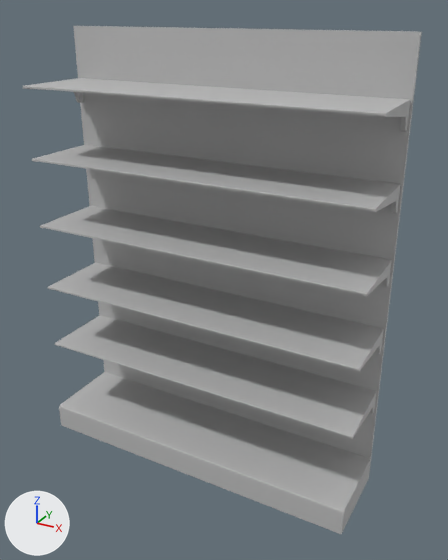
What one commit did to the FBX model CheckOutChicks/Assets/Models/Einrichtung/Einrichtung_Regal.fbx.
The view is the same before and after, from a 50 mm lens placed at (2.66, -3.03, 2.61), pointed at (1.1, -0.19, 1.2). Every picture has the same lights, and +X, +Y and +Z are marked at lower left. Where no turn or scale is listed for an object, it has been applied to the vertices.
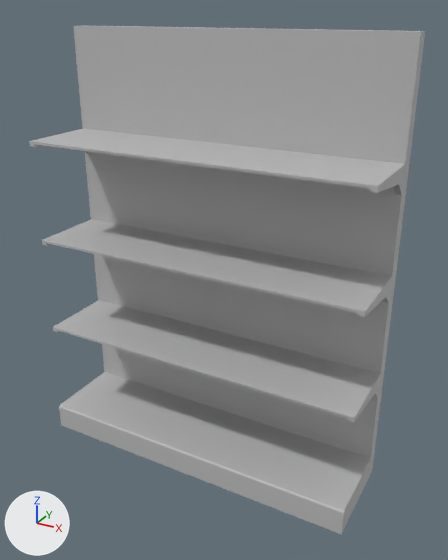
Where the newer file only moved an object's origin or applied its transform, the numbers keep the older frame.

Boxes (x1, y1, x2, y2) around the edits, measured in the pictures (448 x 560 px):
'Regalboden1', added
    after: (53, 300, 380, 422)
'polySurface3', deleted
    before: (55, 315, 377, 439)
'polySurface4', deleted
    before: (48, 263, 384, 371)
'Regalboden2', added
    after: (42, 219, 392, 317)
'polySurface5', deleted
    before: (40, 206, 392, 296)
'polySurface6', deleted
    before: (32, 145, 401, 213)
'Regalboden3', added
    after: (30, 128, 405, 195)
'polySurface7', deleted
    before: (23, 78, 411, 131)

Edits to the bpy script that builds the scene:
```text
Add me_mesh_002_1:
    me_mesh_002_1.from_pydata(...)  # 27 vertices, 22 faces; spans x 0.01..1.99, y -0.55..-0.09, z 1.18..1.34
    me_mesh_002_1.materials.append(mat_lambert1)  # grey #bcbcbc
Add me_mesh_001_1:
    me_mesh_001_1.from_pydata(...)  # 27 vertices, 22 faces; spans x 0.01..1.99, y -0.55..-0.09, z 0.6..0.75
    me_mesh_001_1.materials.append(mat_lambert1)  # grey #bcbcbc
Add me_mesh_003_1:
    me_mesh_003_1.from_pydata(...)  # 27 vertices, 22 faces; spans x 0.01..1.99, y -0.55..-0.09, z 1.77..1.93
    me_mesh_003_1.materials.append(mat_lambert1)  # grey #bcbcbc
Remove ob_polysurface3:
    ob_polysurface3 = bpy.data.objects.new('polySurface3', me_mesh_001)
    ob_polysurface3.location = (1.002, -0.02, 0.632)
Remove ob_polysurface4:
    ob_polysurface4 = bpy.data.objects.new('polySurface4', me_mesh_002)
    ob_polysurface4.location = (1.002, -0.02, 1.03)
Remove ob_polysurface7:
    ob_polysurface7 = bpy.data.objects.new('polySurface7', me_mesh_005)
    ob_polysurface7.location = (1.002, -0.02, 2.225)
Remove ob_polysurface5:
    ob_polysurface5 = bpy.data.objects.new('polySurface5', me_mesh_003)
    ob_polysurface5.location = (1.002, -0.02, 1.428)
Remove ob_polysurface6:
    ob_polysurface6 = bpy.data.objects.new('polySurface6', me_mesh_004)
    ob_polysurface6.location = (1.002, -0.02, 1.827)
Add ob_regalboden2:
    ob_regalboden2 = bpy.data.objects.new('Regalboden2', me_mesh_002_1)
    ob_regalboden2.location = (0.0, 0.07, 0.0)
Add ob_regalboden1:
    ob_regalboden1 = bpy.data.objects.new('Regalboden1', me_mesh_001_1)
    ob_regalboden1.location = (0.0, 0.07, 0.0)
Add ob_regalboden3:
    ob_regalboden3 = bpy.data.objects.new('Regalboden3', me_mesh_003_1)
    ob_regalboden3.location = (0.0, 0.07, 0.0)
```
